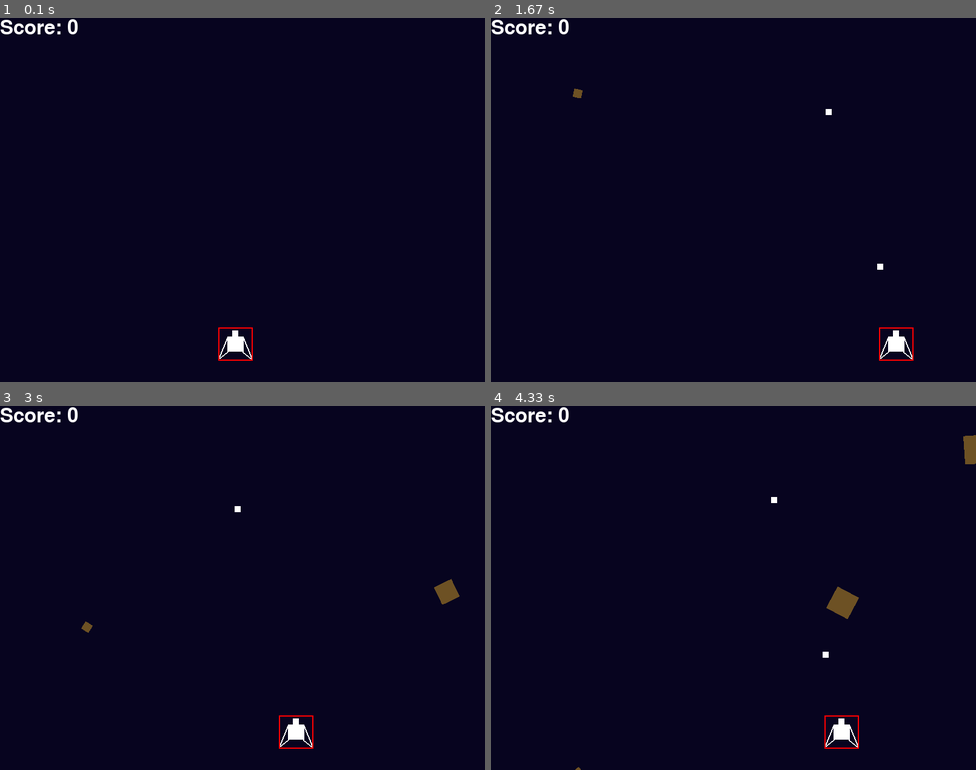
Above: before the commit, frames 1-4 (two rows, left to right).
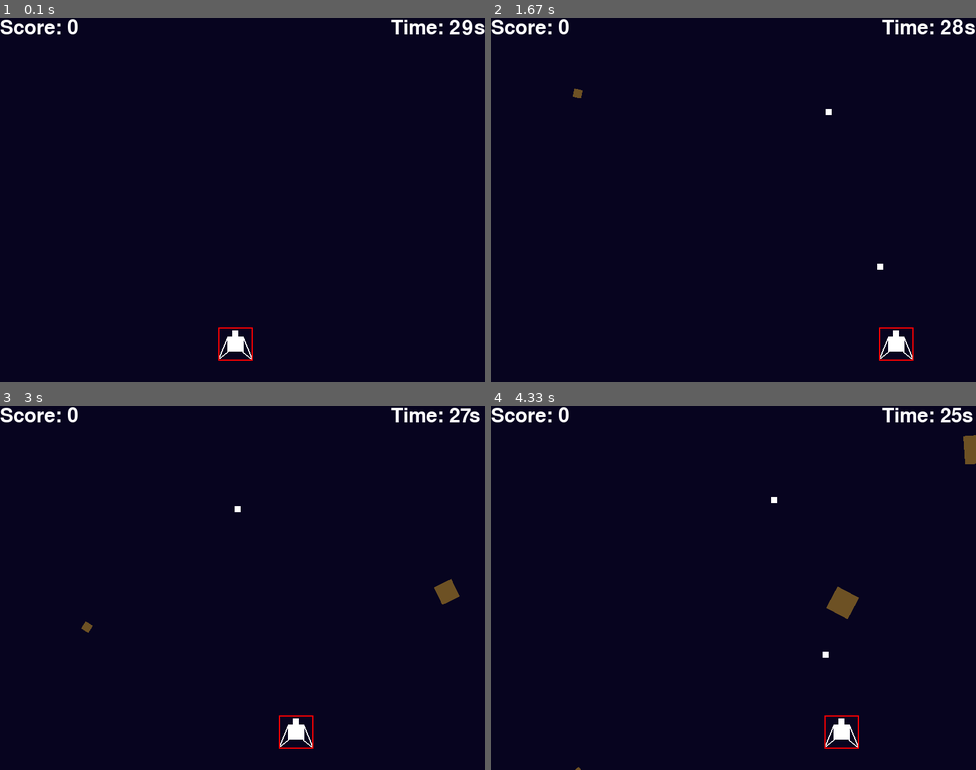
Above: after the commit, the same moments.

Repository: gnikkoch96/pygame-projects
Game: pygame game, started from test_game/shootemup_game/main.py
The game is run twice, just before and just after one commit, with the same random seed, the same clock (stepped at 60 frames per second) and the same inputs.
Inputs:
- Up to frame 1 (0.1 s): no input
- Up to frame 2 (1.67 s): tap Space at 0.33, 0.73, 1.03, 1.23, 1.53 s; hold Right 0.67-1.13 s; hold Right 1.17-1.63 s
- Up to frame 3 (3 s): hold Left 1.67-2.2 s; tap Space at 1.73, 2.03, 2.3, 2.6, 2.73 s; hold Left 2.23-2.63 s; hold Right from 2.67 s (still down)
- Up to frame 4 (4.33 s): tap Space at 3.03, 3.4, 3.7, 3.9, 4.2 s; release Right at 3.3 s; hold Left 3.33-3.8 s; hold Right 3.83-4.3 s

The runs differ from the first frame. In frame 1, 0.3% of the frame differs, in the area x 80-100%, y 0-5%; in frame 2, 0.3%; in frame 3, 0.3%; in frame 4, 0.3%.

Commit message:
feat: add timer label to hud

Diff:
--- a/test_game/shootemup_game/config.py
+++ b/test_game/shootemup_game/config.py
@@ -3,4 +3,6 @@
 SCREEN_HEIGHT: int = 600
 BACKGROUND_COLOR: str = "#07041f"
 
+# game settings
 FPS: int = 60
+TIME_LIMIT: int = 30000 # ms
--- a/test_game/shootemup_game/main.py
+++ b/test_game/shootemup_game/main.py
@@ -1,6 +1,6 @@
 import pygame
 import random
-from config import SCREEN_WIDTH, SCREEN_HEIGHT, BACKGROUND_COLOR, FPS
+from config import SCREEN_WIDTH, SCREEN_HEIGHT, BACKGROUND_COLOR, FPS, TIME_LIMIT
 from entities.player import Player
 from entities.enemy import Enemy
 from entities.meteor import Meteor
@@ -18,6 +18,8 @@
 # game logic
 running: bool = True
 score: int = 0
+start_time: int = 0
+remainint_time: int = TIME_LIMIT
 
 # ui objs
 hud_font: pygame.font.SysFont = pygame.font.SysFont(None, 48)
@@ -27,10 +29,16 @@
 player = Player(SCREEN_WIDTH // 2 - 25, SCREEN_HEIGHT - 75, bullet_pool)
 enemy = Enemy(100, 100, 1, [(0, 0), (SCREEN_HEIGHT + 100)])
 
-
 meteor_pool: MeteorPool = MeteorPool()
 last_meteor_spawn: int = 0
 meteor_spawn_rate: int = 1000
+
+def update_time():
+    global remaining_time
+
+    current_time = pygame.time.get_ticks()
+    elapsed_time = current_time - start_time
+    remaining_time = max(0, TIME_LIMIT - elapsed_time)
 
 def handle_meteor_generation():
     global last_meteor_spawn
@@ -74,6 +82,7 @@
     player.handle_input(keys)
 
 def update():
+    update_time()
     handle_meteor_generation()
     player.update()
     meteor_pool.update_all()
@@ -84,6 +93,9 @@
 def render_hud():
     score_label = hud_font.render(f"Score: {score}", True, pygame.Color('#ffffff'))
     screen.blit(score_label, (0, 0))
+
+    timer_label = hud_font.render(f"Time: {remaining_time // 1000}s", True, pygame.Color("#ffffff"))
+    screen.blit(timer_label, (SCREEN_WIDTH - 155, 0))
 
 def render():
     screen.fill(BACKGROUND_COLOR)
